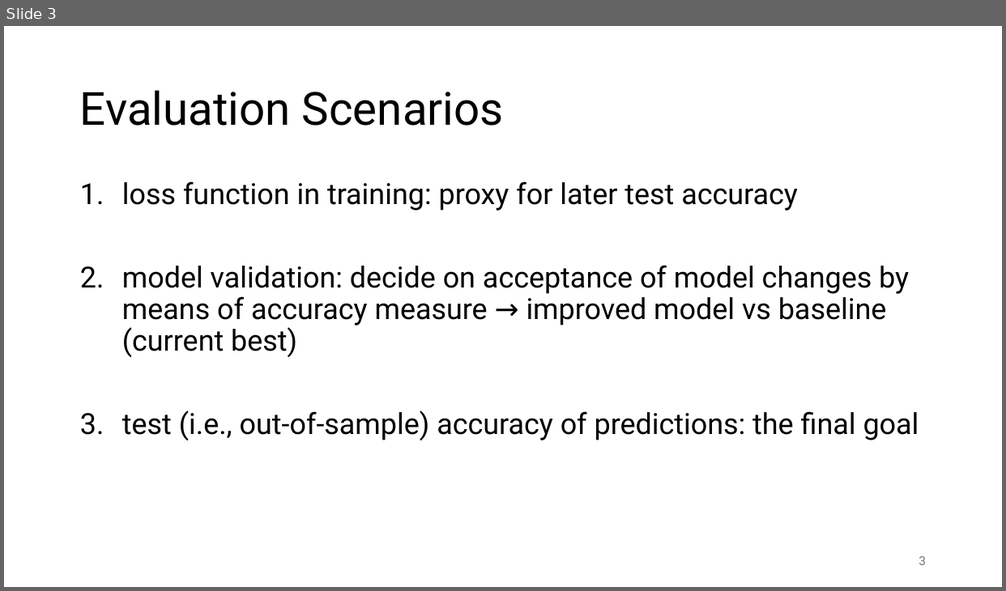
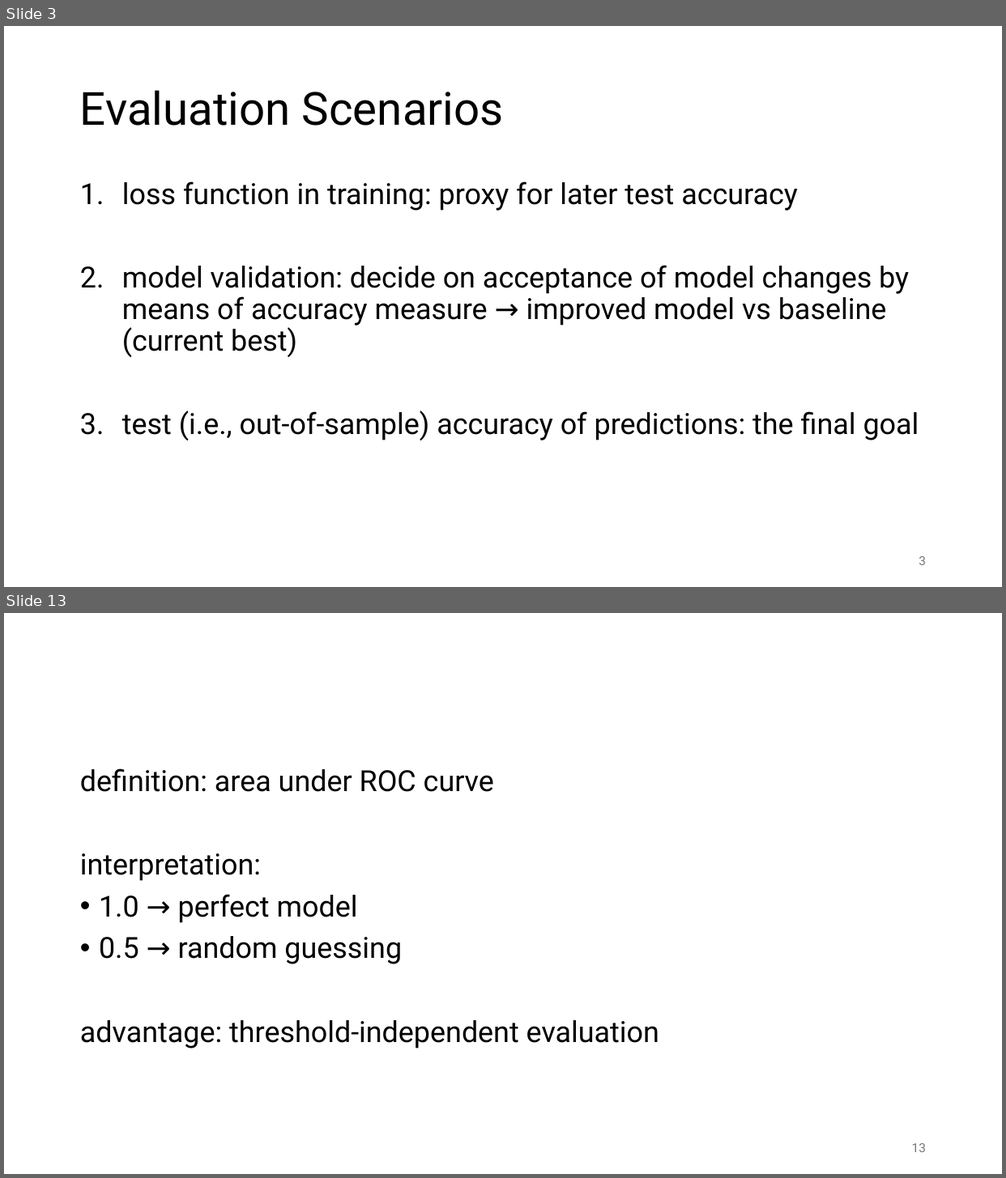
Before and after one commit to FelixWick/data_science, a slide deck: slides/7_model_evaluation.pptx. Shown one above the other, each under a label of ours: slide 3 before the commit, slides 3 and 13 after it; the slides between them are not shown. The pictures are 1006x591 and 1006x1178 pixels, drawn with LibreOffice and Linux fonts; fonts in the diff are those of the drawing; grey boxes stand for pictures. Boxes give left, top, right and bottom in pixels: in the first picture for what was removed or moved away, otherwise in the second. Text is boxed around its words. In the diff, an @@ line names an element or a change of style, - is before the commit and + after.

Commit message:
model evaluation slides

```diff
--- a/slides/7_model_evaluation.pptx
+++ b/slides/7_model_evaluation.pptx
@@ slide 13 added at (4,613,1002,1174), background #FFFFFF @@
@@ text added at (80,769,659,1049), 28 pt, text #000000 @@
+definition: area under ROC curve
+interpretation:
+• 1.0 → perfect model
+• 0.5 → random guessing
+advantage: threshold-independent evaluation
@@ page number added at (912,1144,926,1152), 12 pt, text #797979 @@
+13
```
Also in this commit, not shown: 7 slides changed, 23 other slides added, 7 slides removed, 2 other files.
